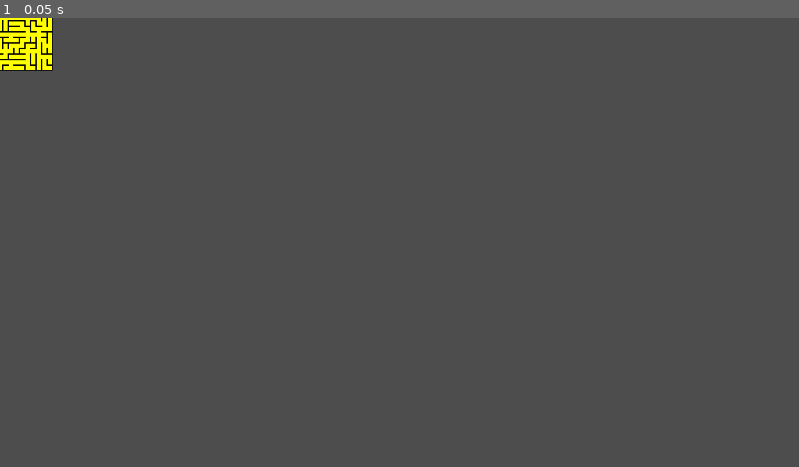
Above: before the commit, frame 1.
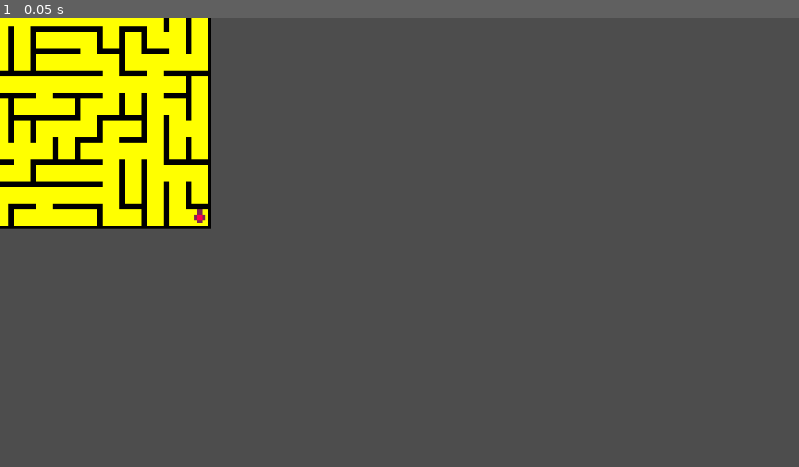
Above: after the commit, the same moment.

Repository: sym-z/arm-to-the-teeth
Game: Godot game, scene res://scenes/testing_level/testing_level.tscn
The game is run twice, just before and just after one commit, with the same random seed, the same clock (stepped at 60 frames per second) and the same inputs. The project has no main scene, so this scene is started directly.
Inputs:
- Up to frame 1 (0.05 s): no input

The runs differ from the first frame. In frame 1, 12% of the frame differs, in the area x 0-27%, y 0-47%.

Commit message:
Debug player

Diff:
--- /dev/null
+++ b/src/assets/visual/debug_visualizer/player_db_sprite_frames.tres
@@ -0,0 +1,39 @@
+[gd_resource type="SpriteFrames" load_steps=6 format=3 uid="uid://b7xoyoeypo5ys"]
+
+[ext_resource type="Texture2D" uid="uid://ckk1wkfvqo607" path="res://assets/visual/debug_visualizer/debug_player.png" id="1_3d5mq"]
+
+[sub_resource type="AtlasTexture" id="AtlasTexture_48ifa"]
+atlas = ExtResource("1_3d5mq")
+region = Rect2(0, 0, 8, 8)
+
+[sub_resource type="AtlasTexture" id="AtlasTexture_w1k0r"]
+atlas = ExtResource("1_3d5mq")
+region = Rect2(8, 0, 8, 8)
+
+[sub_resource type="AtlasTexture" id="AtlasTexture_l02yw"]
+atlas = ExtResource("1_3d5mq")
+region = Rect2(16, 0, 8, 8)
+
+[sub_resource type="AtlasTexture" id="AtlasTexture_ltcy1"]
+atlas = ExtResource("1_3d5mq")
+region = Rect2(24, 0, 8, 8)
+
+[resource]
+animations = [{
+"frames": [{
+"duration": 1.0,
+"texture": SubResource("AtlasTexture_48ifa")
+}, {
+"duration": 1.0,
+"texture": SubResource("AtlasTexture_w1k0r")
+}, {
+"duration": 1.0,
+"texture": SubResource("AtlasTexture_l02yw")
+}, {
+"duration": 1.0,
+"texture": SubResource("AtlasTexture_ltcy1")
+}],
+"loop": true,
+"name": &"default",
+"speed": 5.0
+}]
--- a/src/prefabs/debug_visualizer/debug_visualizer.gd
+++ b/src/prefabs/debug_visualizer/debug_visualizer.gd
@@ -1,11 +1,12 @@
 extends Node2D
 
-
+@export var player : Node
 @export var map_node : Node
 
 var world_map : Dictionary[Vector2i,Cell]
 
 var vis_sprite_frames : SpriteFrames = preload("uid://cbjh88qmpok43")
+var player_db_sprite_frames : SpriteFrames = preload("uid://b7xoyoeypo5ys")
 const FRAME_SIZE = 8
 ## Converts bitwise representation of walls to a frame in the SpriteFrames object
 func int_to_sprite(walls : int) -> Texture2D:
@@ -28,3 +29,18 @@
 		curr_sprite.texture = curr_texture
 		curr_sprite.position = Vector2(world_map[key].position.x*FRAME_SIZE,world_map[key].position.y*FRAME_SIZE)
 		add_child(curr_sprite)
+	place_player(player.position, player.facing)
+
+func place_player(coord : Vector2i, facing : int):
+	var player_db_sprite = Sprite2D.new()
+	player_db_sprite.position = Vector2i(player.position.x*FRAME_SIZE,player.position.y*FRAME_SIZE)
+	match facing:
+		Globals.NORTH:
+			player_db_sprite.texture = player_db_sprite_frames.get_frame_texture("default", 0)
+		Globals.SOUTH:
+			player_db_sprite.texture = player_db_sprite_frames.get_frame_texture("default", 1)
+		Globals.WEST:
+			player_db_sprite.texture = player_db_sprite_frames.get_frame_texture("default", 2)
+		Globals.EAST:
+			player_db_sprite.texture = player_db_sprite_frames.get_frame_texture("default", 3)
+	add_child(player_db_sprite)
--- /dev/null
+++ b/src/prefabs/player/player.gd
@@ -0,0 +1,13 @@
+extends Node
+
+@export var position : Vector2i = Vector2i(0,0)
+@export var facing : int = Globals.NORTH
+
+# Called when the node enters the scene tree for the first time.
+func _ready():
+	pass # Replace with function body.
+
+
+# Called every frame. 'delta' is the elapsed time since the previous frame.
+func _process(delta):
+	pass
--- /dev/null
+++ b/src/prefabs/player/player.tscn
@@ -0,0 +1,6 @@
+[gd_scene load_steps=2 format=3 uid="uid://dipa21mimgjkj"]
+
+[ext_resource type="Script" uid="uid://c7k1xrn8u2bex" path="res://prefabs/player/player.gd" id="1_sxsrd"]
+
+[node name="Player" type="Node"]
+script = ExtResource("1_sxsrd")
--- a/src/scenes/testing_level/testing_level.tscn
+++ b/src/scenes/testing_level/testing_level.tscn
@@ -1,8 +1,9 @@
-[gd_scene load_steps=4 format=3 uid="uid://sp88rewvevlj"]
+[gd_scene load_steps=5 format=3 uid="uid://sp88rewvevlj"]
 
 [ext_resource type="PackedScene" uid="uid://cnfsb3b13fx1v" path="res://prefabs/map/map.tscn" id="1_634d8"]
 [ext_resource type="Script" uid="uid://2ghmulmo5ff" path="res://scenes/testing_level/testing_level.gd" id="1_tt45j"]
 [ext_resource type="PackedScene" uid="uid://dbnakwfvnxgvn" path="res://prefabs/debug_visualizer/debug_visualizer.tscn" id="2_tt45j"]
+[ext_resource type="PackedScene" uid="uid://dipa21mimgjkj" path="res://prefabs/player/player.tscn" id="4_f1y3a"]
 
 [node name="Testing Level" type="Node2D" node_paths=PackedStringArray("visualizer")]
 script = ExtResource("1_tt45j")
@@ -10,7 +11,12 @@
 
 [node name="Map" parent="." instance=ExtResource("1_634d8")]
 
-[node name="Debug Visualizer" parent="." node_paths=PackedStringArray("map_node") instance=ExtResource("2_tt45j")]
+[node name="Debug Visualizer" parent="." node_paths=PackedStringArray("player", "map_node") instance=ExtResource("2_tt45j")]
+scale = Vector2(4, 4)
+player = NodePath("../Player")
 map_node = NodePath("../Map")
 
+[node name="Player" parent="." instance=ExtResource("4_f1y3a")]
+position = Vector2i(9, 9)
+
 [connection signal="map_generated" from="Map" to="." method="_on_map_map_generated"]
Binary file added: src/assets/visual/debug_visualizer/debug_player.aseprite
Binary file added: src/assets/visual/debug_visualizer/debug_player.png
Not shown, added: src/assets/visual/debug_visualizer/debug_player.png.import
Not shown, added: src/prefabs/player/player.gd.uid
Not shown, changed: docs/DEVLOG.md
Not shown, changed: docs/TODO.md
